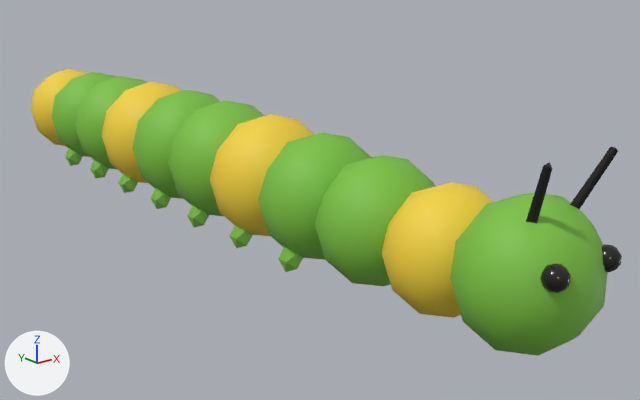
Renders of the glTF model public/models/caterpillar.glb from each side of a commit.
One viewpoint serves both versions: a 50 mm lens placed at (-3.39, -5.07, 2.09), pointed at (0.45, -0.27, 0.17). The lights are fixed; the arrows at lower left show +X, +Y and +Z. The older version comes first. Where no turn or scale is listed for an object, it has been applied to the vertices.
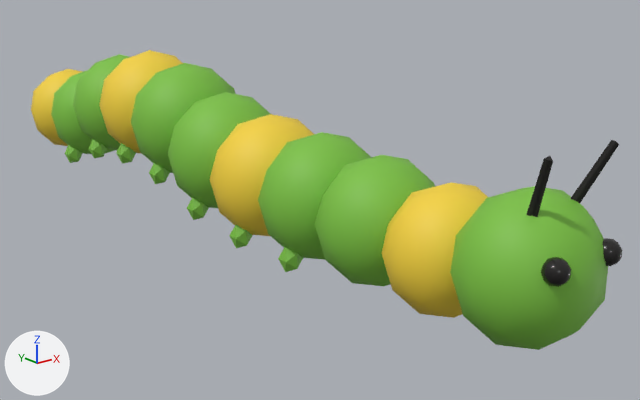
The change in detail:
Object 'Mesh_0' (ob_mesh_0) moves from (0.0, -2.5, 0.42) to (0.0, -2.5, 0.451).
Object 'Mesh_1' (ob_mesh_1) moves from (0.2, -2.8, 0.54) to (0.2, -2.8, 0.571).
Object 'Mesh_2' (ob_mesh_2) moves from (-0.2, -2.8, 0.54) to (-0.2, -2.8, 0.571).
Object 'Mesh_3' (ob_mesh_3) moves from (0.15, -2.6, 0.72) to (0.15, -2.6, 0.751).
Object 'Mesh_4' (ob_mesh_4) moves from (-0.15, -2.6, 0.72) to (-0.15, -2.6, 0.751).
Object 'Mesh_13' (ob_mesh_13) moves from (0.0, 0.25, 0.439) to (0.0, 0.25, 0.497).
Object 'Mesh_15' (ob_mesh_15) moves from (-0.264, 0.25, 0.066) to (-0.264, 0.25, 0.124).
Object 'Mesh_16' (ob_mesh_16) moves from (0.0, 0.8, 0.439) to (0.0, 0.8, 0.64).
Object 'Mesh_18' (ob_mesh_18) moves from (-0.264, 0.8, 0.066) to (-0.264, 0.8, 0.267).
Object 'Mesh_19' (ob_mesh_19) moves from (0.0, 1.35, 0.433) to (0.0, 1.35, 0.682).
Object 'Mesh_21' (ob_mesh_21) moves from (-0.26, 1.35, 0.065) to (-0.26, 1.35, 0.314).
Object 'Mesh_22' (ob_mesh_22) moves from (0.0, 1.9, 0.42) to (0.0, 1.9, 0.601).
Object 'Mesh_24' (ob_mesh_24) moves from (-0.252, 1.9, 0.063) to (-0.252, 1.9, 0.244).
Object 'Mesh_25' (ob_mesh_25) moves from (0.0, 2.45, 0.403) to (0.0, 2.45, 0.43).
Object 'Mesh_27' (ob_mesh_27) moves from (-0.242, 2.45, 0.06) to (-0.242, 2.45, 0.087).

Location of each change, (x1, y1, x2, y2) in pixels of the pictures (640 x 400 px):
'Mesh_0', moved: before (450, 192, 608, 356); after (450, 186, 608, 350)
'Mesh_16', moved: before (132, 89, 220, 199); after (131, 63, 236, 173)
'Mesh_13', moved: before (168, 100, 264, 216); after (168, 92, 270, 208)
'Mesh_19', moved: before (102, 81, 181, 183); after (99, 50, 183, 154)
'Mesh_22', moved: before (75, 76, 147, 169); after (73, 54, 129, 150)
'Mesh_25', moved: before (52, 72, 115, 157); after (51, 70, 116, 154)
'Mesh_3', moved: before (570, 147, 618, 209); after (570, 140, 619, 203)
'Mesh_2', moved: before (540, 263, 571, 293); after (541, 257, 571, 287)
'Mesh_4', moved: before (526, 162, 553, 223); after (527, 156, 553, 217)
'Mesh_1', moved: before (602, 244, 622, 272); after (603, 238, 622, 266)
'Mesh_18', moved: before (151, 188, 171, 209); after (149, 163, 170, 184)
'Mesh_21', moved: before (118, 173, 138, 193); after (116, 143, 136, 164)
'Mesh_15', moved: before (187, 205, 209, 227); after (187, 197, 209, 220)
'Mesh_24', moved: before (90, 160, 109, 179); after (89, 139, 107, 158)
'Mesh_27', moved: before (65, 148, 83, 166); after (65, 145, 82, 163)
